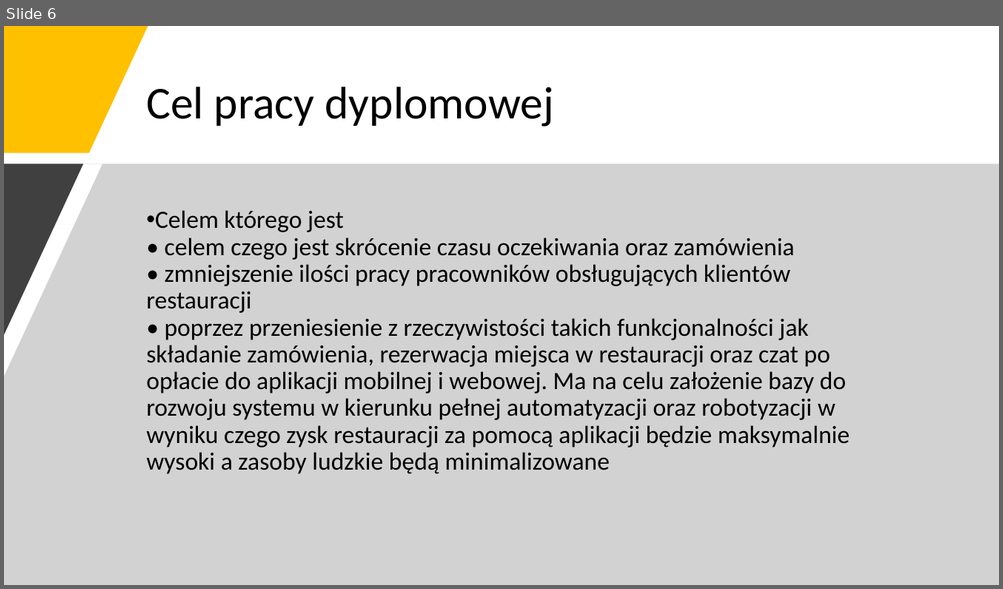
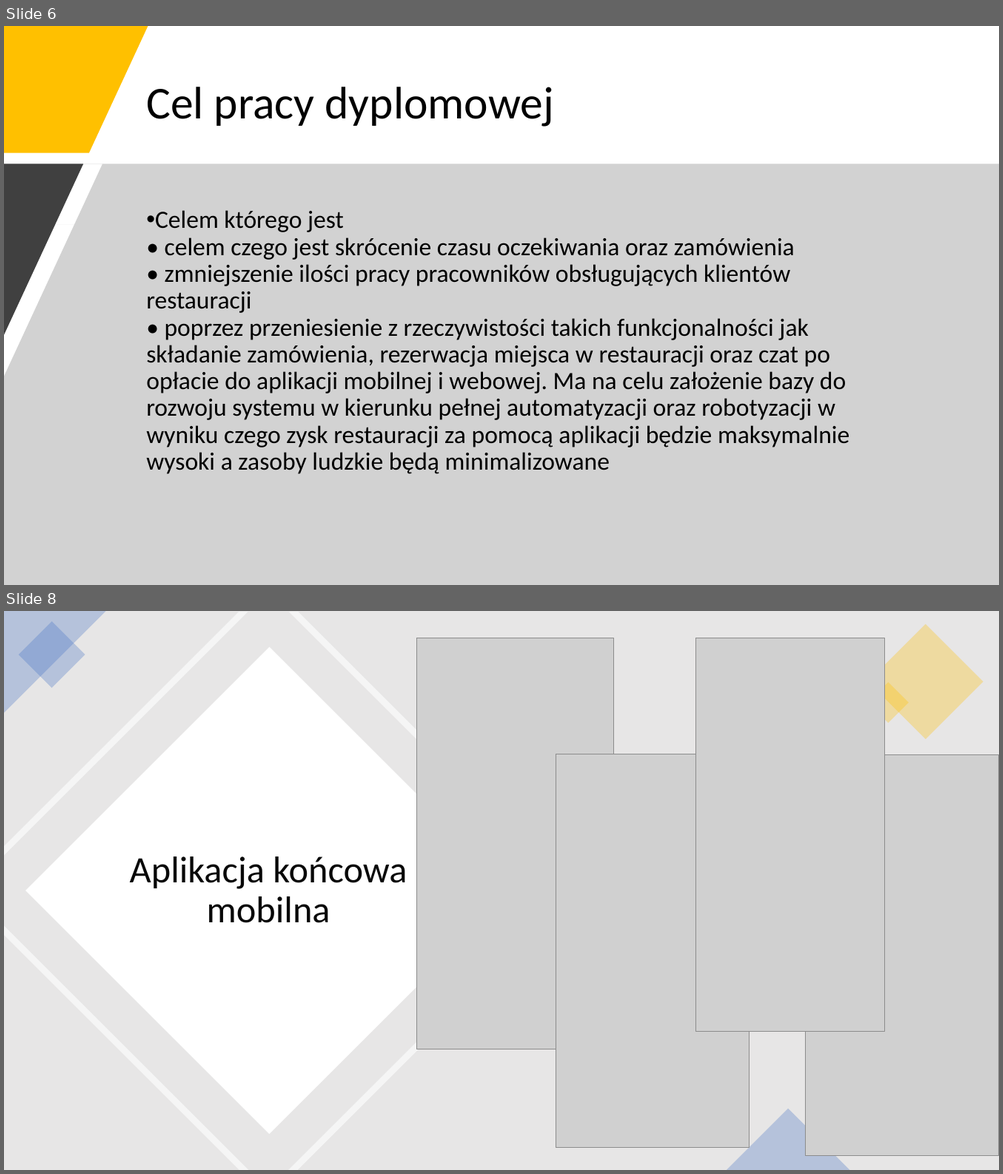
Before and after one commit to yurii-shchehliuk/ECommerce-Restaurant, a slide deck: PRACA DYPLOMOWA INŻYNIERSKA.pptx. Shown one above the other, each under a label of ours: slide 6 before the commit, slides 6 and 8 after it; the slides between them are not shown. The pictures are 1003x589 and 1003x1174 pixels, drawn with LibreOffice and Linux fonts; fonts in the diff are those of the drawing; grey boxes stand for pictures. Boxes give left, top, right and bottom in pixels: in the first picture for what was removed or moved away, otherwise in the second. Text is boxed around its words. In the diff, an @@ line names an element or a change of style, - is before the commit and + after.

```diff
--- a/PRACA DYPLOMOWA INŻYNIERSKA.pptx
+++ b/PRACA DYPLOMOWA INŻYNIERSKA.pptx
@@ slide 8 added at (4, 611, 999, 1170), background #FFFFFF @@
@@ rectangle added at (4, 611, 999, 1170), fill #E7E6E6 @@
@@ freeform shape added at (4, 611, 578, 1170), fill #FFFFFF at 60% opacity @@
@@ triangle added at (4, 611, 106, 713), fill #4472C4 at 30% opacity @@
@@ rectangle added at (18, 621, 85, 688), fill #4472C4 at 30% opacity @@
@@ rectangle added at (868, 624, 982, 739), fill #FFC000 at 30% opacity @@
@@ rectangle added at (26, 647, 513, 1134), fill #FFFFFF @@
@@ picture added at (417, 638, 614, 1049) @@
@@ picture added at (697, 638, 885, 1032) @@
@@ rectangle added at (868, 683, 909, 723), fill #FFC000 at 30% opacity @@
@@ picture added at (555, 755, 748, 1148) @@
@@ picture added at (805, 755, 999, 1156) @@
@@ title added at (130, 857, 407, 923), 36 pt, text #080808 @@
+Aplikacja końcowa
+mobilna
@@ triangle added at (726, 1109, 849, 1170), fill #4472C4 at 30% opacity @@
```
Also in this commit, not shown: 1 slide changed, 7 other slides added, 5 slides removed, 3 other files.
